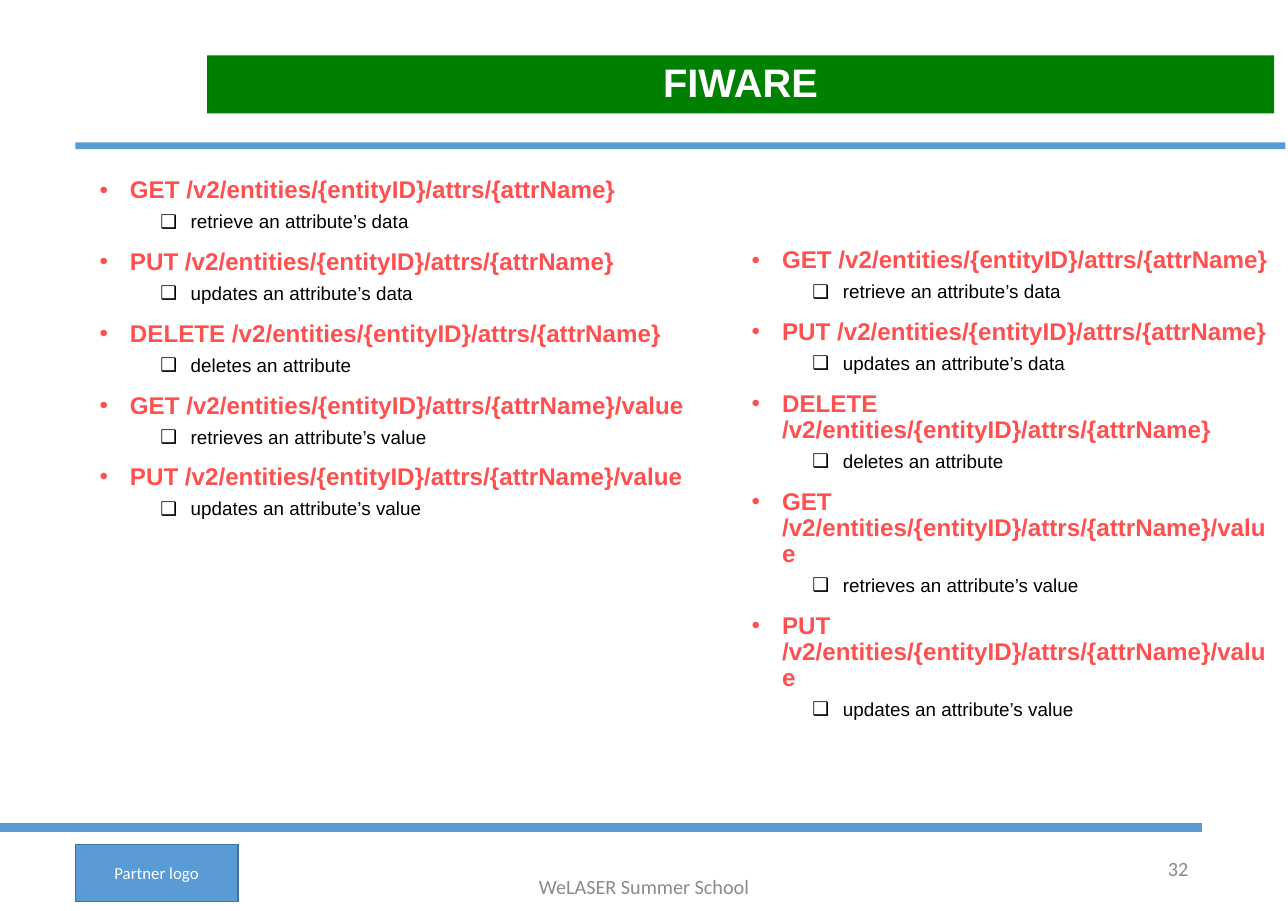
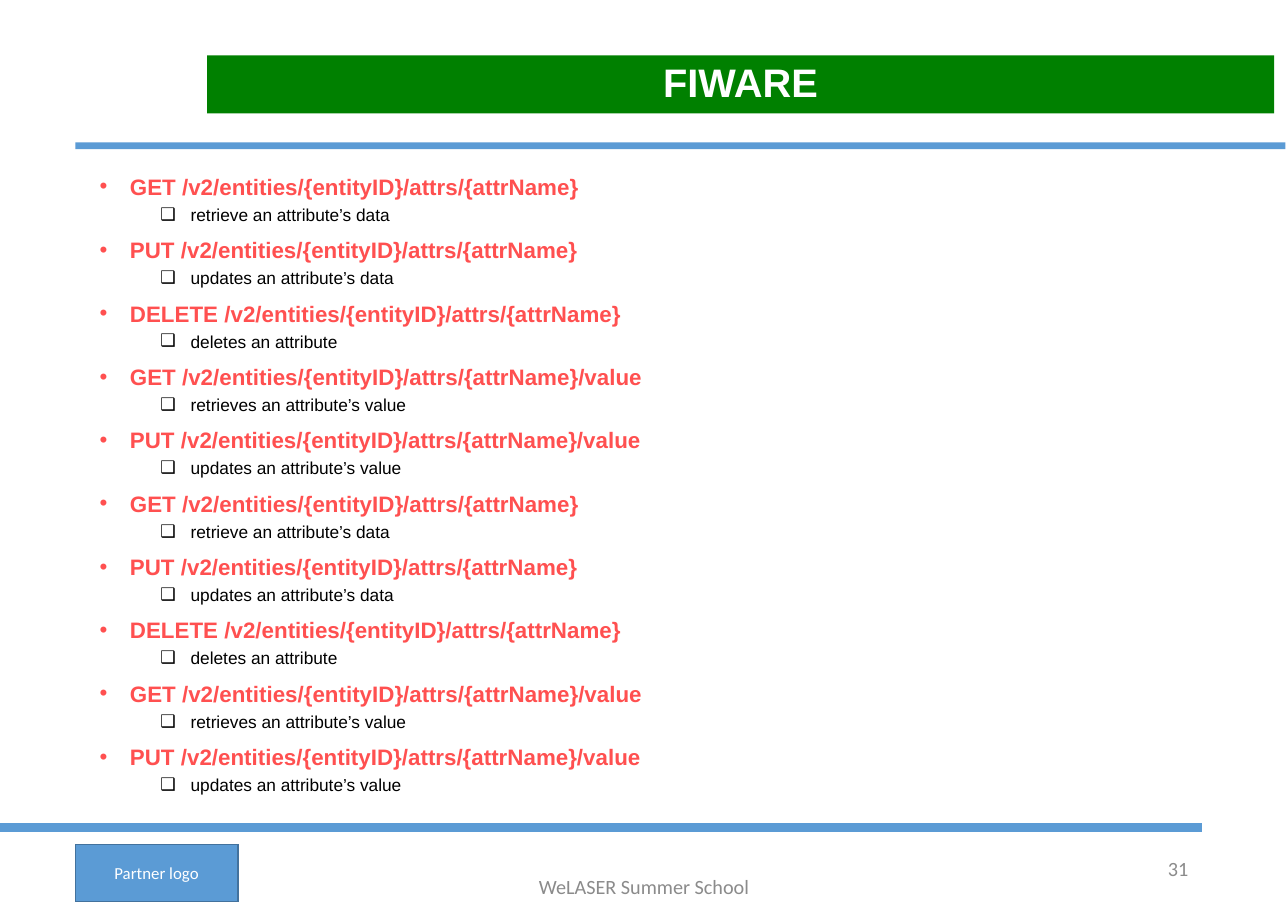
Before and after one commit to w4bo/2023-welaser-summerschool, a slide deck: slide 31 of WeLASER - SUMMER SCHOOL Template.pptx (slide 32 before the commit). Drawn at 1288x911 pixels with LibreOffice and Linux fonts; fonts in the diff are those of the drawing; background and template pictures are left out. Boxes give left, top, right and bottom in pixels: in the first picture for what was removed or moved away, otherwise in the second. Text is boxed around its words. In the diff, an @@ line names an element or a change of style, - is before the commit and + after.

```diff
--- a/WeLASER - SUMMER SCHOOL Template.pptx
+++ b/WeLASER - SUMMER SCHOOL Template.pptx
@@ text at <box>130,179,642,478</box>: size 15.8 to 14.6 pt in "GET /v2/entities/{entityID}/attrs/{attrName}", "PUT /v2/entities/{entityID}/attrs/{attrName}", "DELETE /v2/entities/{entityID}/attrs/{attrName}", "GET /v2/entities/{entityID}/attrs/{attrName}/value" and 1 more places; size 12.3 to 11.4 pt in "retrieve an attribute’s data", "updates an attribute’s data", "deletes an attribute", "retrieves an attribute’s value" and 1 more places; line spacing 0.9 to 0.8 @@
@@ text removed at <box>782,250,1267,720</box> @@
-• GET /v2/entities/{entityID}/attrs/{attrName}
-  ❑ retrieve an attribute’s data
-• PUT /v2/entities/{entityID}/attrs/{attrName}
-  ❑ updates an attribute’s data
-• DELETE /v2/entities/{entityID}/attrs/{attrName}
-  ❑ deletes an attribute
-• GET /v2/entities/{entityID}/attrs/{attrName}/value
-  ❑ retrieves an attribute’s value
-• PUT /v2/entities/{entityID}/attrs/{attrName}/value
-  ❑ updates an attribute’s value
@@ text at <box>130,496,642,795</box>: paragraphs added @@
+• GET /v2/entities/{entityID}/attrs/{attrName}
+  ❑ retrieve an attribute’s data
+• PUT /v2/entities/{entityID}/attrs/{attrName}
+  ❑ updates an attribute’s data
+• DELETE /v2/entities/{entityID}/attrs/{attrName}
+  ❑ deletes an attribute
+• GET /v2/entities/{entityID}/attrs/{attrName}/value
+  ❑ retrieves an attribute’s value
+• PUT /v2/entities/{entityID}/attrs/{attrName}/value
+  ❑ updates an attribute’s value
@@ page number at <box>1168,863,1188,876</box>: text changed @@
-32
+31
```
Also in this commit, not shown: 2 other slides changed, 1 slide removed.
